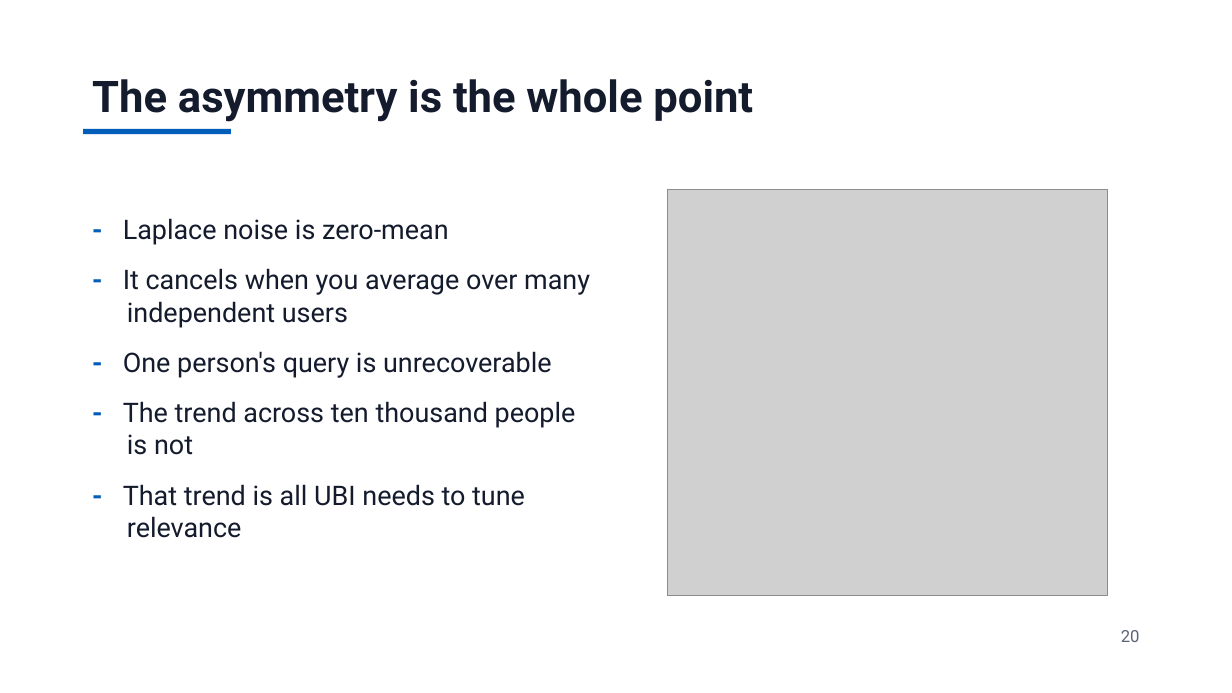
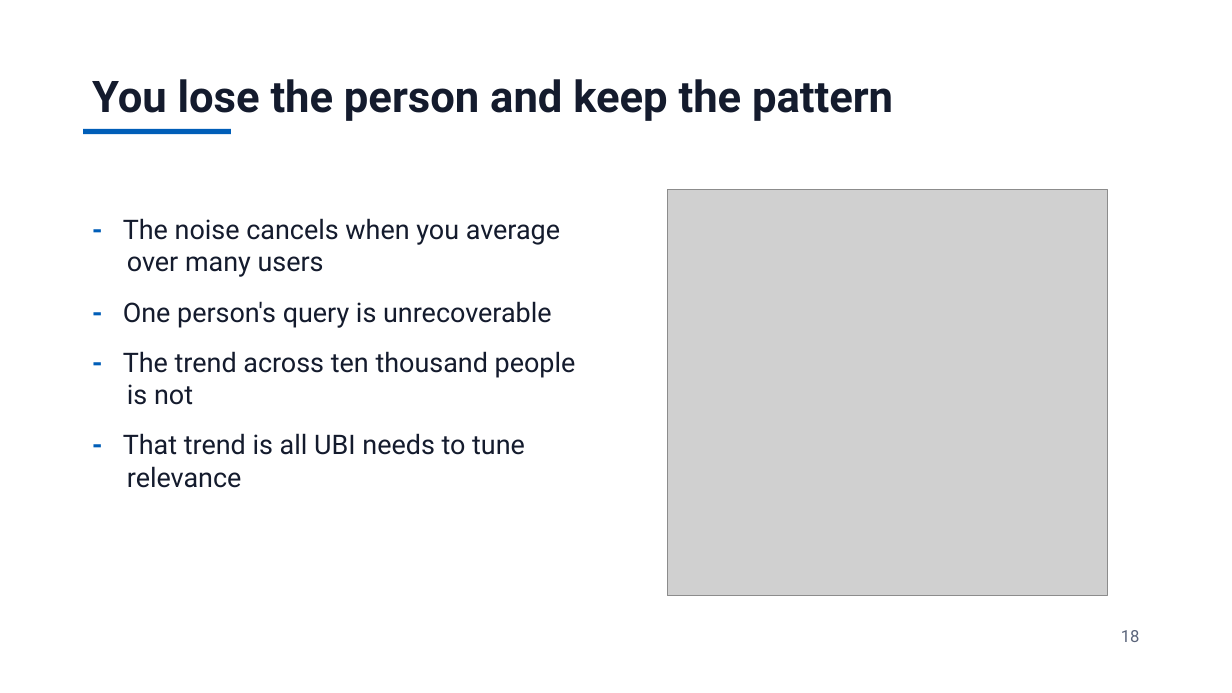
Before and after one commit to jzonthemtn/ldp-for-search, a slide deck: slide 18 of ldp_for_search_slides.pptx (slide 20 before the commit). Drawn at 1232x693 pixels with LibreOffice and Linux fonts; fonts in the diff are those of the drawing; grey boxes stand for pictures. Boxes give left, top, right and bottom in pixels: in the first picture for what was removed or moved away, otherwise in the second. Text is boxed around its words. In the diff, an @@ line names an element or a change of style, - is before the commit and + after.

```diff
--- a/ldp_for_search_slides.pptx
+++ b/ldp_for_search_slides.pptx
@@ text at (x1=92, y1=79, x2=893, y2=121): text changed @@
-The asymmetry is the whole point
+You lose the person and keep the pattern
@@ text at (x1=123, y1=218, x2=560, y2=277): text changed @@
-- Laplace noise is zero-mean
-- It cancels when you average over many independent users
+- The noise cancels when you average over many users
@@ text at (x1=1121, y1=630, x2=1140, y2=642): text changed @@
-20
+18
```
Also in this commit, not shown: 14 other slides changed, 2 slides added, 4 slides removed, 7 other files.
